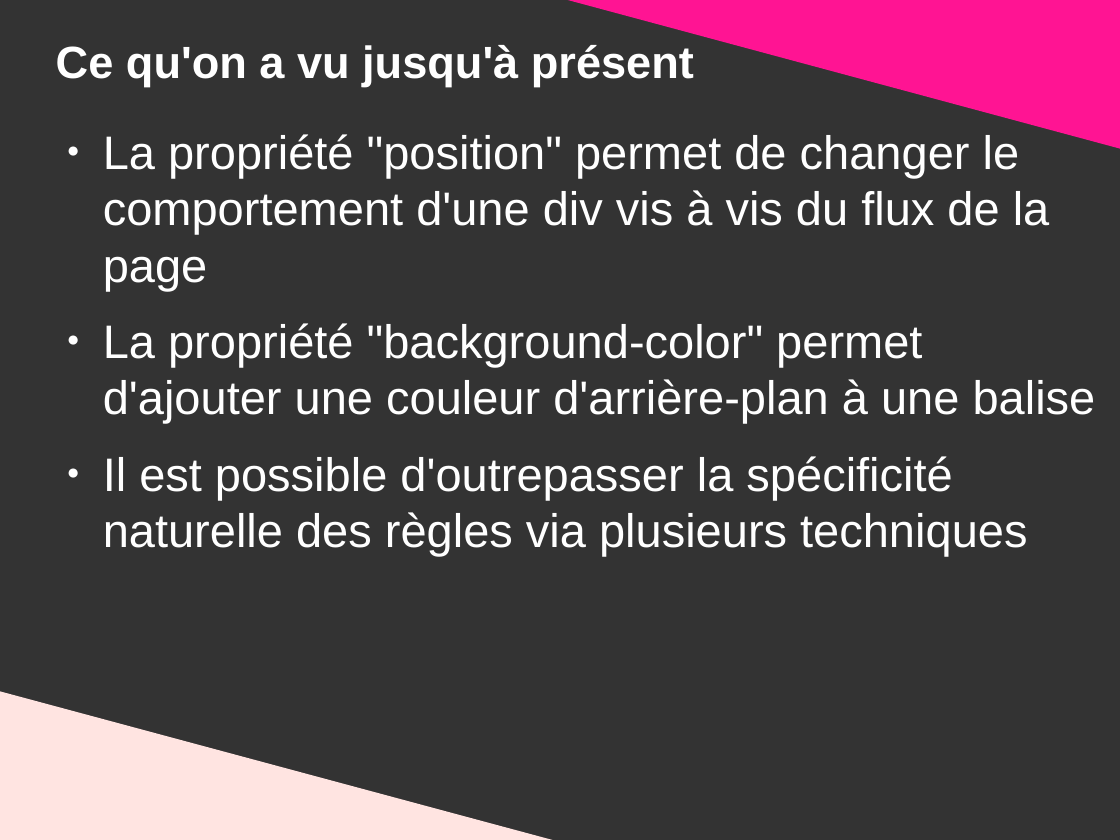
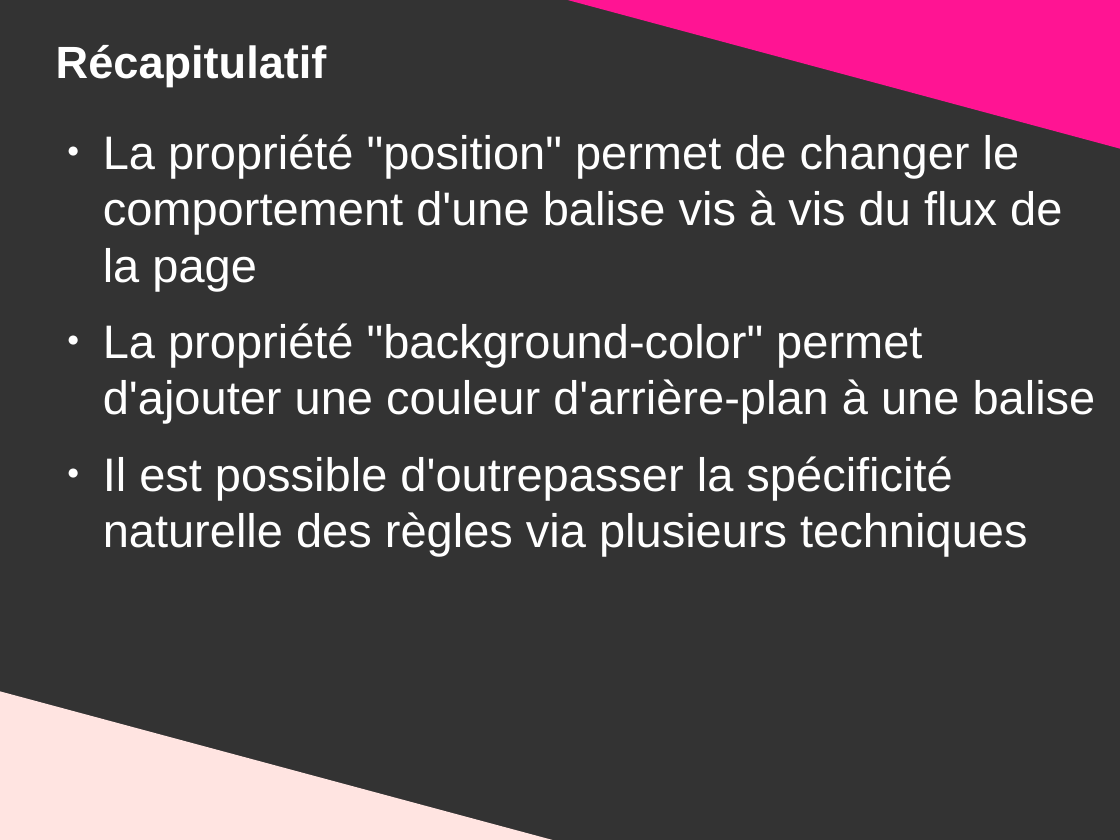
Before and after one commit to DanYellow/presentations, a slide deck: slide 75 of mmi/html/travaux-pratiques/numero-2/presentation.odp (slide 76 before the commit). Drawn at 1120x840 pixels with LibreOffice and Linux fonts; fonts in the diff are those of the drawing. Boxes give left, top, right and bottom in pixels: in the first picture for what was removed or moved away, otherwise in the second. Text is boxed around its words. In the diff, an @@ line names an element or a change of style, - is before the commit and + after.

```diff
--- a/mmi/html/travaux-pratiques/numero-2/presentation.odp
+++ b/mmi/html/travaux-pratiques/numero-2/presentation.odp
@@ title at (56,45,327,87): text changed @@
-Ce qu'on a vu jusqu'à présent
+Récapitulatif
@@ text at (103,134,1062,291): text changed @@
-● La propriété "position" permet de changer le comportement d'une div vis à vis du flux de la page
+● La propriété "position" permet de changer le comportement d'une balise vis à vis du flux de la page
```
Also in this commit, not shown: 13 other slides changed, 6 slides added, 7 slides removed, 5 other files.
